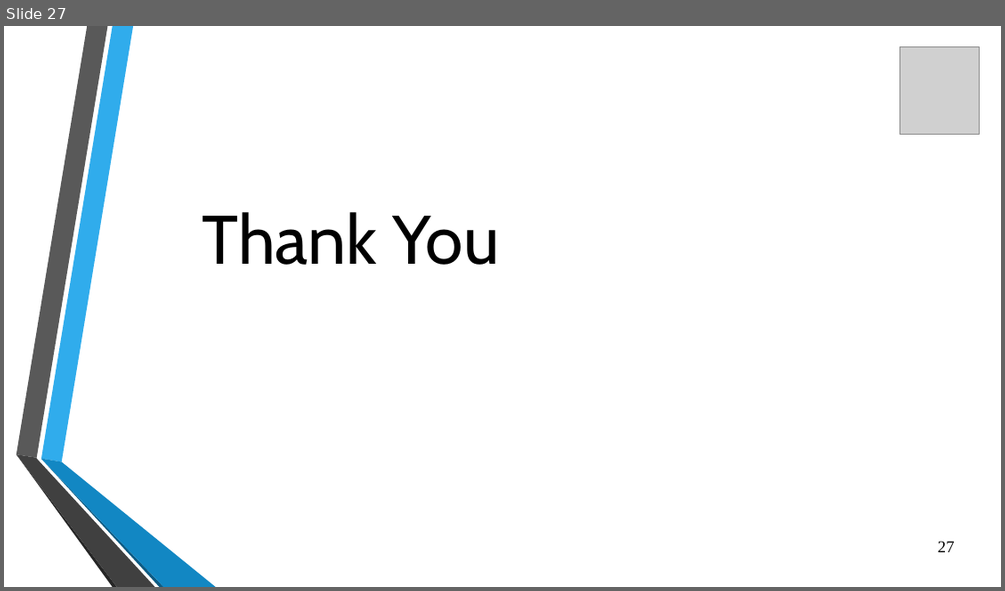
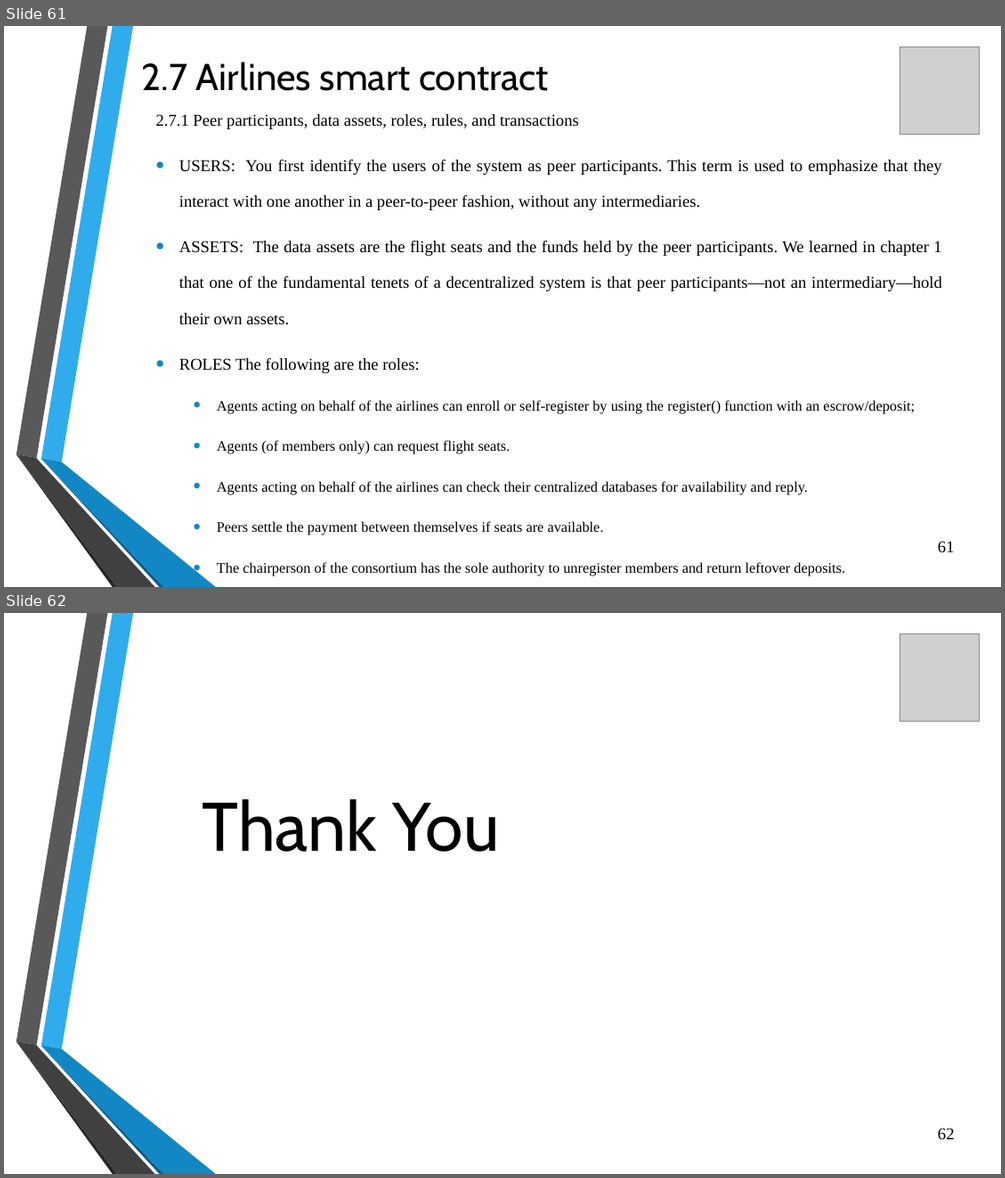
Before and after one commit to flick-23/SEM-7, a slide deck: BCM/Unit 2.pptx. Shown one above the other, each under a label of ours: slide 27 before the commit, slides 61 and 62 after it. The pictures are 1005x591 and 1005x1178 pixels, drawn with LibreOffice and Linux fonts; fonts in the diff are those of the drawing; grey boxes stand for pictures; background and template pictures are left out. Boxes give left, top, right and bottom in pixels: in the first picture for what was removed or moved away, otherwise in the second. Text is boxed around its words. In the diff, an @@ line names an element or a change of style, - is before the commit and + after.

```diff
--- a/BCM/Unit 2.pptx
+++ b/BCM/Unit 2.pptx
@@ slide 61 added at box(4, 26, 1001, 587), background picture (left out); not listed: 6 template elements that a slide beside it also shows @@
@@ picture added at box(900, 47, 979, 135) @@
@@ title added at box(142, 62, 549, 91), 36 pt, text #000000 @@
+2.7 Airlines smart contract
@@ text added at box(156, 114, 942, 576), 16 pt, text #000000 @@
+  2.7.1 Peer participants, data assets, roles, rules, and transactions
+  • USERS: You first identify the users of the system as peer participants. This term is used to emphasize that they interact with one another in a peer-to-peer fashion, without any intermediaries.
+  • ASSETS: The data assets are the flight seats and the funds held by the peer participants. We learned in chapter 1 that one of the fundamental tenets of a decentralized system is that peer participants—not an intermediary—hold their own assets.
+  • ROLES The following are the roles:
+    • Agents acting on behalf of the airlines can enroll or self-register by using the register() function with an escrow/deposit;
+    • Agents (of members only) can request flight seats.
+    • Agents acting on behalf of the airlines can check their centralized databases for availability and reply.
+    • Peers settle the payment between themselves if seats are available.
+    • The chairperson of the consortium has the sole authority to unregister members and return leftover deposits.
@@ page number added at box(938, 540, 955, 552), 16 pt, text #000000 @@
+61
@@ what was slide 27 is now slide 62 @@
@@ page number at box(938, 1127, 955, 1139): text changed @@
-27
+62
```
Also in this commit, not shown: 35 other slides added, 3 other files.
